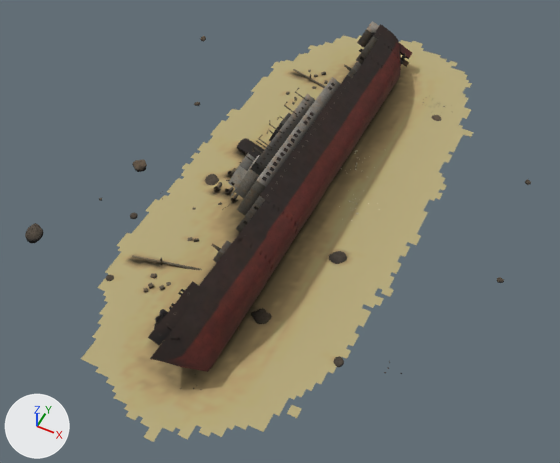
The glTF model models/item/Q1424289/model.glb: old version first, new version second.
Camera for both pictures: a camera (50 mm lens) standing at (53.0, -111.5, 122.7) and looking at (3.0, -11.7, -2.1). Arrows for +X, +Y and +Z are at lower left; the lights stay in place. The first picture is the older version. Where no turn or scale is listed for an object, it has been applied to the vertices. Vertices at exactly the same position are counted once.

Objects in the first picture: 'hull_section_0', 'sediment_5', 'stones_4' and 3 more.
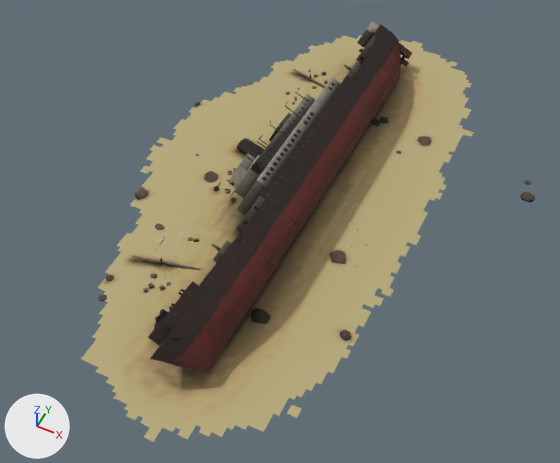
Where the newer file only moved an object's origin or applied its transform, the numbers keep the older frame.

Changed parts and their boxes (x1, y1, x2, y2) in the pictures (560 x 463 px; the box of a moved part takes in the faces that stretch with it):
'stones_4', reshaped, moved, rescaled (14% narrower, 28% shorter): before (25, 36, 531, 367); after (98, 102, 535, 341)
part 1 of me_stones_4, moved or reshaped: before (25, 168, 347, 367); after (103, 122, 535, 341)
part 2 of me_stones_4, moved or reshaped: before (431, 115, 531, 185); after (194, 102, 532, 185)
part 3 of me_stones_4, moved or reshaped: before (194, 36, 206, 106); after (251, 136, 431, 324)
part 4 of me_stones_4, edited (looks the same): (195, 103, 530, 324) in both
part 5 of me_sediment_5, moved or reshaped: before (146, 83, 292, 217); after (130, 82, 292, 225)
part 6 of me_sediment_5, edited (looks the same): (100, 55, 437, 413) in both

The change in detail:
me_stones_4 has 2916 vertices, 5760 faces and spans x -32767.0..32767.0, y -32767.0..32767.0, z -32767.0..32767.0.
me_stones_4 is used by ob_stones_4; parent ob_stones; location (1.399, -3.955, -0.468); scale (0.00148, 0.00138, 0.0000525).
me_stones_4 part 1: 2268 of 2916 vertices moved; they spanned x -30961.0..32767.0, y -32767.0..-138.0, z -32767.0..32767.0 and now span x -29459.0..32767.0, y -32767.0..32767.0, z -32767.0..32767.0; mean shift (-625.0, 15095.0, -4462.0); largest move (17881.0, -24134.0, -11379.0) -> (-13575.0, 26159.0, 2058.0).
me_stones_4 part 2: 324 of 2916 vertices moved; they spanned x 12546.0..31247.0, y 20437.0..30572.0, z -8697.0..16716.0 and now span x -32767.0..31270.0, y 19961.0..28664.0, z -10326.0..11054.0; mean shift (-22938.0, -1013.0, -5013.0); largest move (31168.0, 21257.0, 35.0) -> (-32715.0, 20669.0, -7330.0).
me_stones_4 part 3: 324 of 2916 vertices moved; they spanned x -32767.0..-23143.0, y 13622.0..32767.0, z -6086.0..18126.0 and now span x 349.0..12507.0, y -21870.0..31841.0, z -30409.0..31180.0; mean shift (34401.0, -18345.0, -5793.0); largest move (-32255.0, 32223.0, -5956.0) -> (10749.0, 29996.0, -30323.0).
me_stones_4 part 4: 2085 kept faces spanning x -32600.0..32767.0, y -32767.0..32767.0, z -19944.0..32767.0 get new vertex colours.
me_sediment_5 is used by ob_sediment_5; location (3.0, -0.5, 0.7).
me_sediment_5 had 6241 vertices, 12022 faces and spanned x -28.0..28.0, y -65.5..65.5, z -1.0..1.0.
me_sediment_5 now has 6621 vertices, 12760 faces and spans x -38.0..28.0, y -65.5..65.5, z -1.0..1.0.
me_sediment_5 part 5: 639 vertices moved from x -28.0..-7.0, y -20.5..28.5, z -0.8..0.3 to x -29.0..-7.0, y -21.5..28.5, z -0.8..0.7; 159 vertices removed from x -28.0..-19.0, y -20.5..29.5, z -0.9..-0.5; 539 vertices added at x -38.0..-19.0, y -24.5..30.5, z -0.9..-0.1.
me_sediment_5 part 6: 4175 kept faces spanning x -26.0..26.0, y -58.5..58.5, z -0.9..1.0 get new vertex colours.
Object 'stones_4' (ob_stones_4) moves from (1.399, -3.955, -0.468) to (7.735, -9.844, -0.162).
Object 'stones_4' (ob_stones_4) is rescaled from (0.00148, 0.00138, 0.0000525) to (0.00128, 0.00124, 0.0000461).
